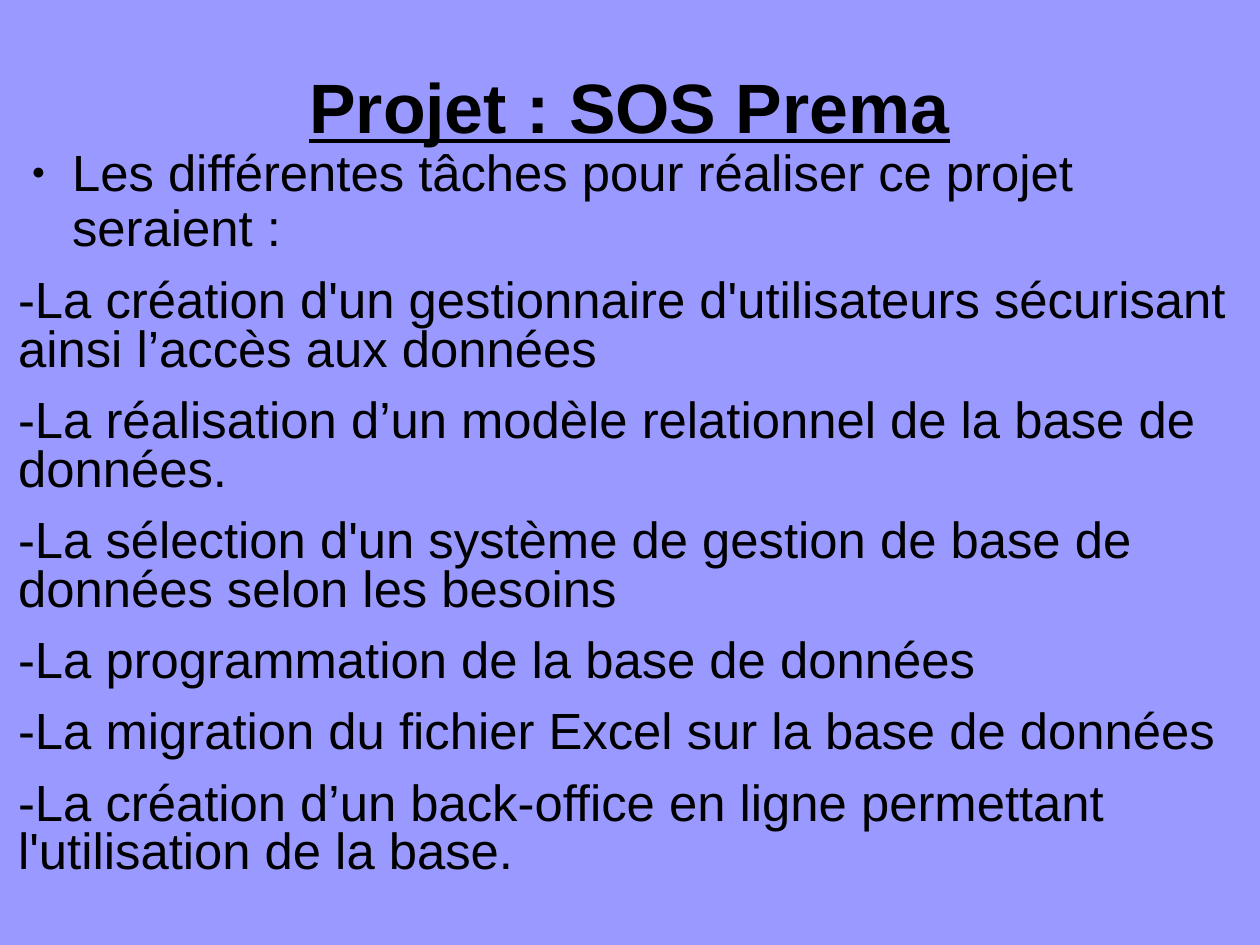
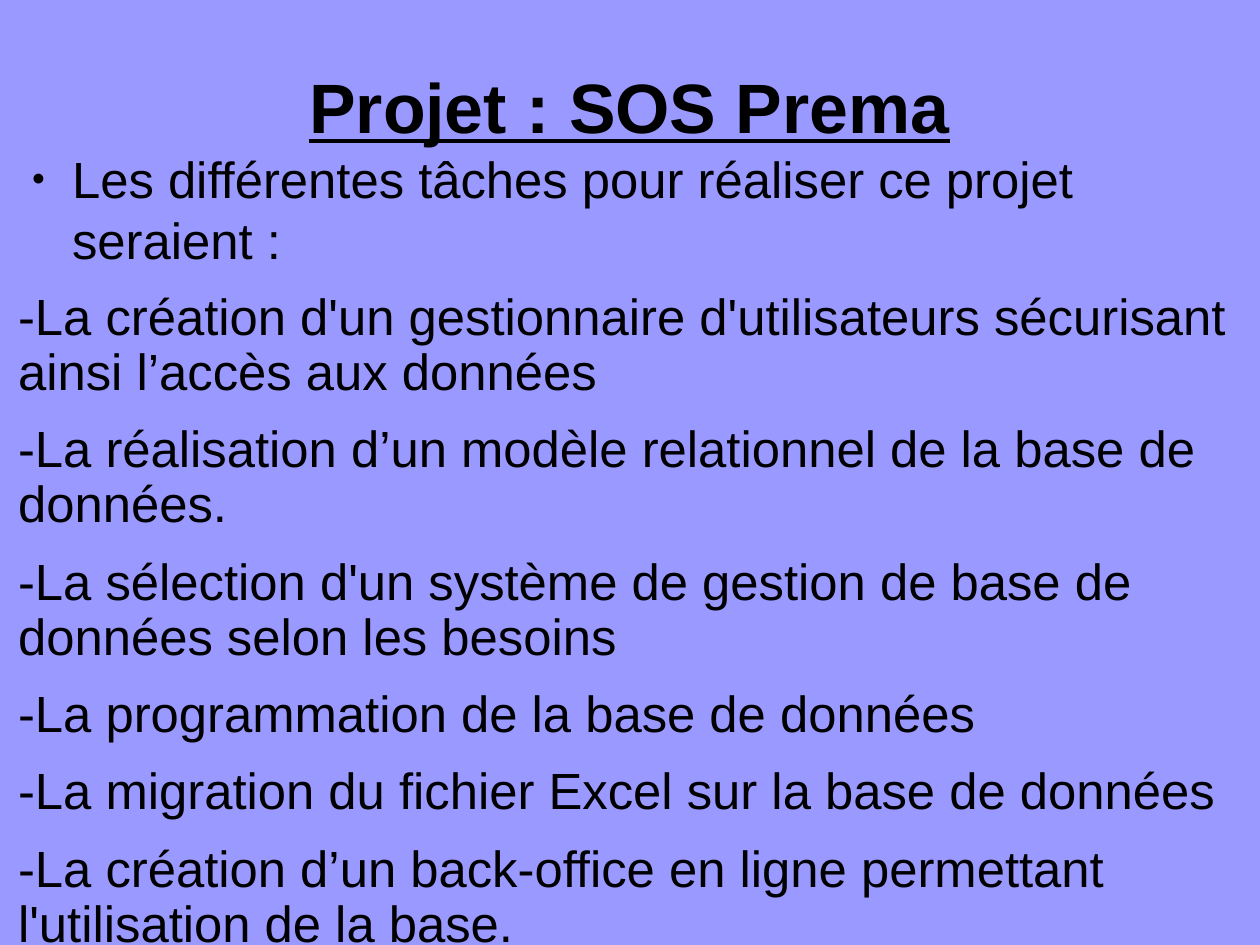
Before and after one commit to hlefe/sosprema, a slide deck: slide 3 of docs/première_présentation.odp. Drawn at 1260x945 pixels with LibreOffice and Linux fonts; fonts in the diff are those of the drawing. Boxes give left, top, right and bottom in pixels: in the first picture for what was removed or moved away, otherwise in the second. Text is boxed around its words. In the diff, an @@ line names an element or a change of style, - is before the commit and + after.

```diff
--- a/docs/première_présentation.odp
+++ b/docs/première_présentation.odp
@@ text "Les différentes tâches pour réaliser ..." at [18, 160, 1225, 897]: line spacing 0.9 to 1; line spacing 0.8 to 0.9 @@
```
Also in this commit, not shown: 1 slide removed, 6 other files.
